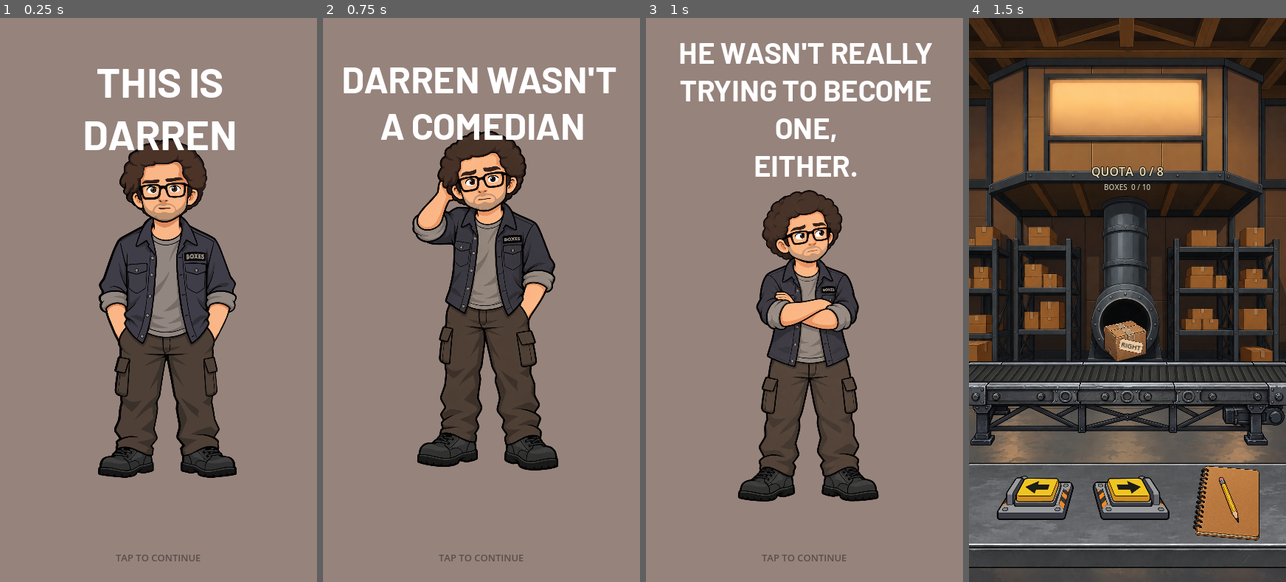
Above: before the commit, frames 1-4 (left to right).
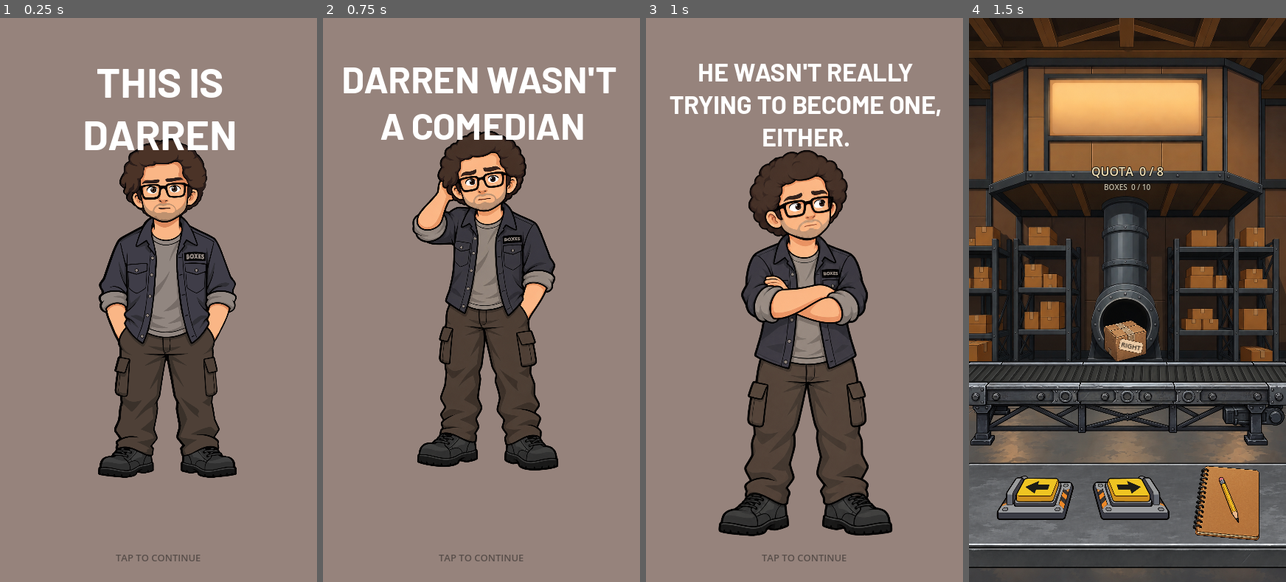
Above: after the commit, the same moments.

Repository: patrickcallahancomedy/comedian
Game: Godot game, scene res://scenes/story/story_sequence.tscn
Same seed, same stepped clock (60 frames per second), same inputs: the game is played once before the commit and once after it.
Inputs (mouse positions are in pixels of both pictures, inside the frame that each line leads up to):
- Up to frame 1 (0.25 s): no input
- Up to frame 2 (0.75 s): tap Enter (ui_accept) at 0.5 s; move the mouse to (551, 271) at 0.52 s; click (551, 271) at 0.67 s
- Up to frame 3 (1 s): tap Enter (ui_accept) at 0.77 s
- Up to frame 4 (1.5 s): tap Enter (ui_accept) at 1.25 s; move the mouse to (1064, 328) at 1.27 s; click (1064, 328) at 1.42 s

Frames 1-2 are identical in both runs. In frame 3, 21% of the frame differs, in the area x 7-94%, y 4-92%; in frame 4, nothing differs.

Commit message:
Adjust page 3 Darren scale and headline size

Diff:
--- a/godot/scenes/story/pages/03_not_trying.tscn
+++ b/godot/scenes/story/pages/03_not_trying.tscn
@@ -72,10 +72,10 @@
 
 [node name="Foreground" type="TextureRect" parent="ArtLayer"]
 layout_mode = 1
-offset_left = 67.0
-offset_top = 201.0
-offset_right = 371.0
-offset_bottom = 699.0
+offset_left = 20.0
+offset_top = 165.0
+offset_right = 410.0
+offset_bottom = 730.0
 texture = ExtResource("2_darren")
 expand_mode = 1
 stretch_mode = 5
@@ -101,7 +101,7 @@
 grow_horizontal = 2
 grow_vertical = 2
 theme_override_fonts/font = ExtResource("3_font")
-theme_override_font_sizes/font_size = 40
+theme_override_font_sizes/font_size = 34
 text = "HE WASN'T REALLY\nTRYING TO BECOME ONE,\nEITHER."
 horizontal_alignment = 1
 autowrap_mode = 3
